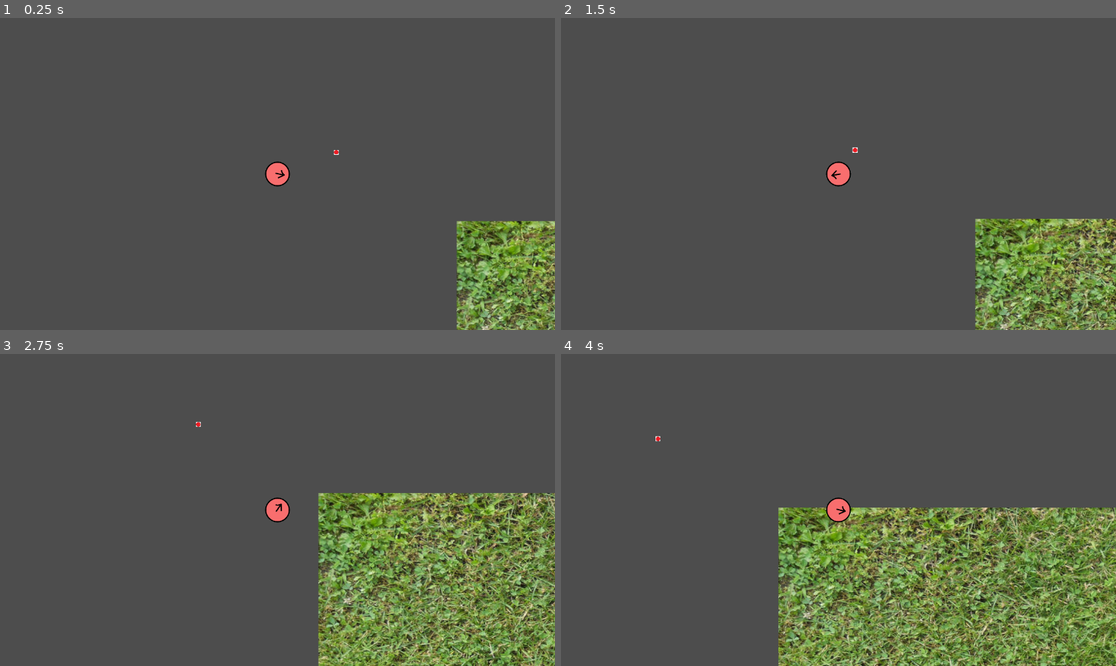
Above: before the commit, frames 1-4 (two rows, left to right).
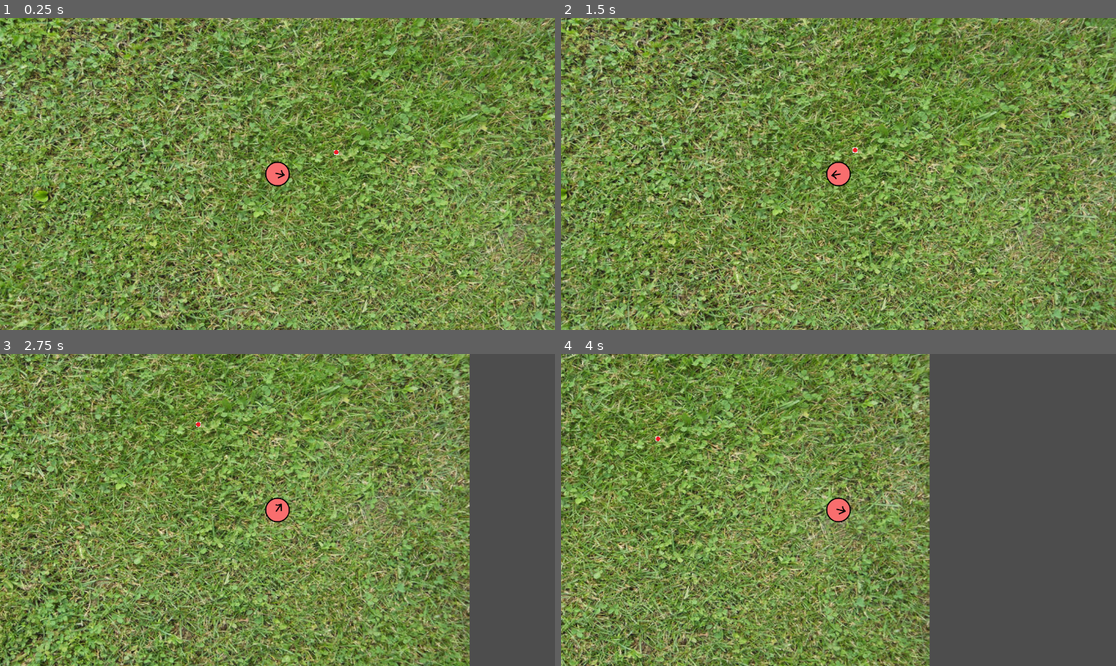
Above: after the commit, the same moments.

Repository: RafalCalinski/NapoliJuve
Game: Godot game, scene res://Scenes/main_world.tscn
Same seed, same stepped clock (60 frames per second), same inputs: the game is played once before the commit and once after it.
Inputs (mouse positions are in pixels of both pictures, inside the frame that each line leads up to):
- Up to frame 1 (0.25 s): no input
- Up to frame 2 (1.5 s): tap Enter at 0.5 s; move the mouse to (960, 158) at 0.52 s; hold D (Right) 0.53-1.28 s; click (960, 158) at 0.6 s; move the mouse to (727, 189) at 1.27 s; hold S (Down) from 1.28 s (still down); click (727, 189) at 1.35 s
- Up to frame 3 (2.75 s): move the mouse to (333, 441) at 2.02 s; release S (Down) at 2.03 s; hold D (Right) from 2.03 s (still down); click (333, 441) at 2.1 s
- Up to frame 4 (4 s): move the mouse to (810, 572) at 2.77 s; release D (Right) at 2.78 s; hold W (Up) 2.78-3.53 s; click (810, 572) at 2.85 s; move the mouse to (1005, 556) at 3.52 s; hold A (Left) from 3.53 s (still down); click (1005, 556) at 3.6 s

The runs differ from the first frame. In frame 1, 97% of the frame differs, in the area x 0-100%, y 0-100%; in frame 2, 97%; in frame 3, 89%; in frame 4, 79%.

Commit message:
test githuba

Diff:
--- a/Scenes/main_world.tscn
+++ b/Scenes/main_world.tscn
@@ -11,7 +11,7 @@
 
 [node name="Grass" type="Sprite2D" parent="."]
 z_index = -1
-position = Vector2(2805, 1765)
+position = Vector2(285, 550)
 scale = Vector2(3.67111, 3.31704)
 texture = ExtResource("2_l8rws")
 
